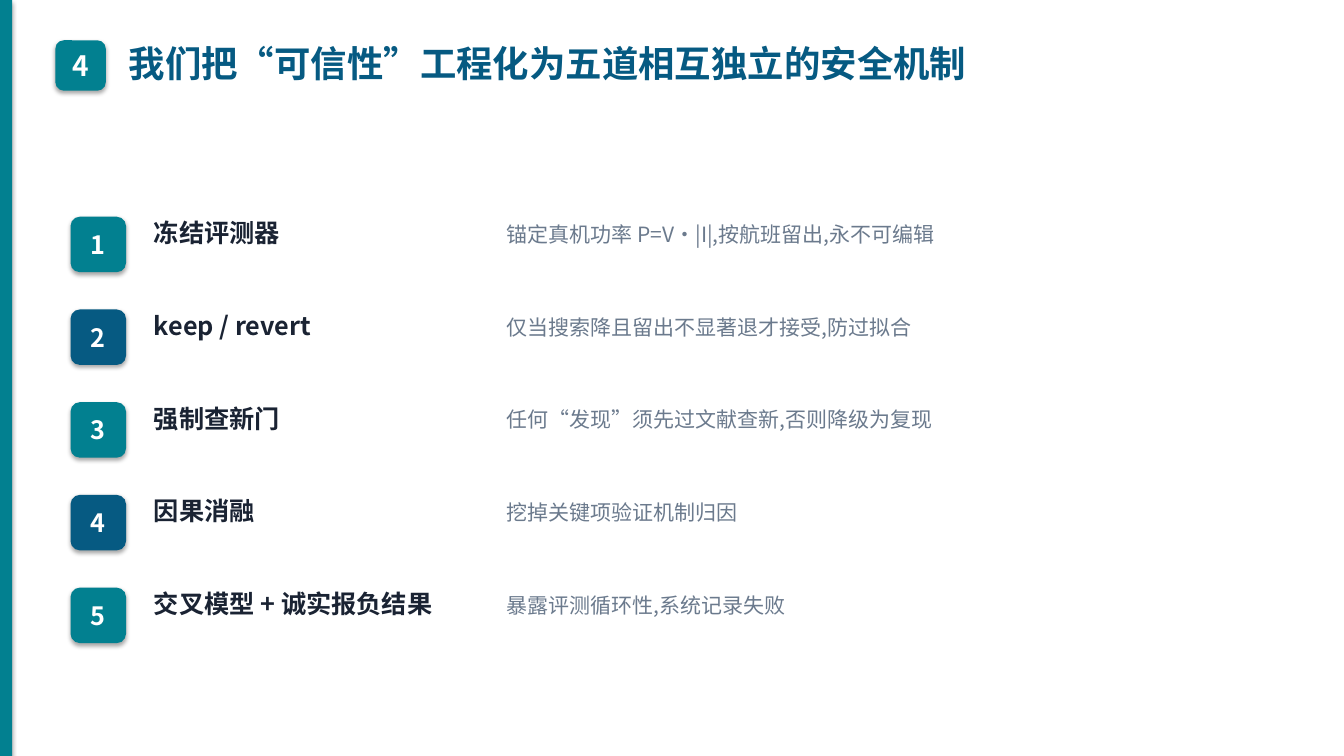
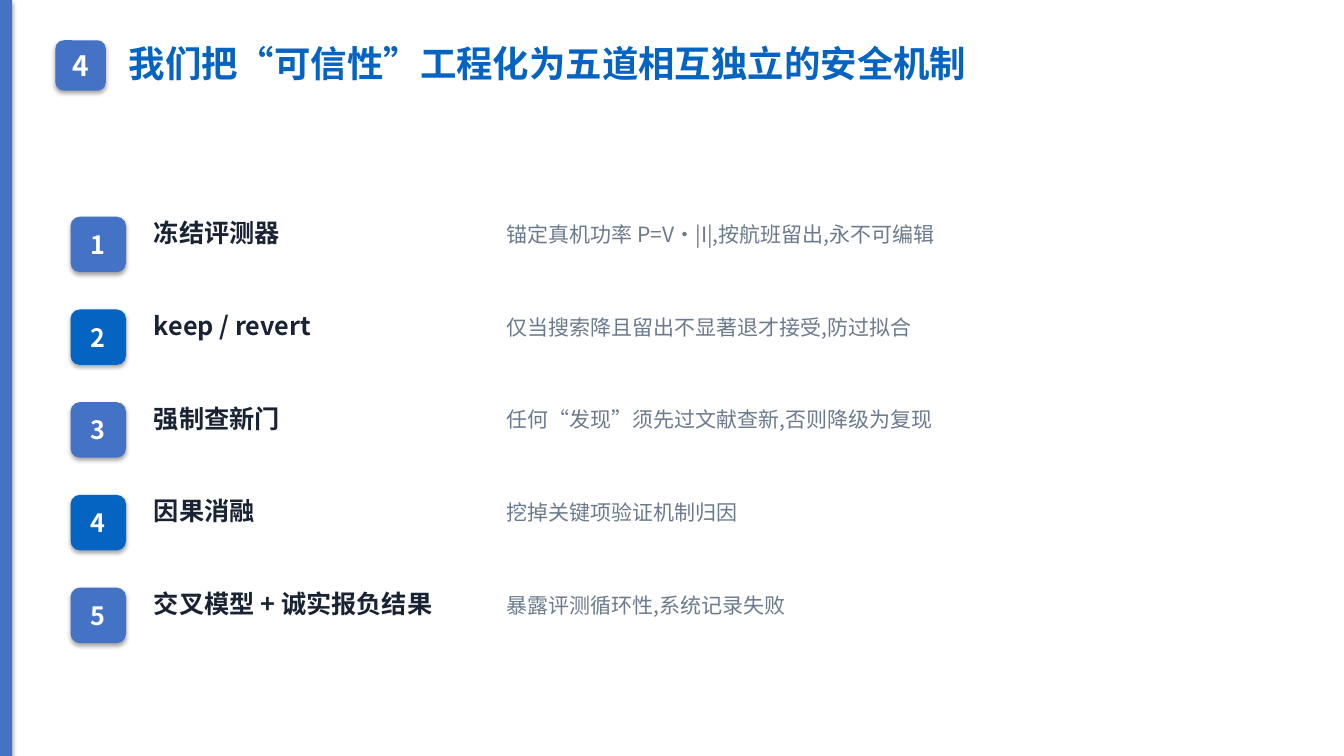
Before and after one commit to wbz0429/PathPlanningwithEnergy, a slide deck: slide 5 of autoresearch/energy_m100/experiments/midterm_defense.pptx. Drawn at 1344x756 pixels with LibreOffice and Linux fonts; fonts in the diff are those of the drawing. Boxes give left, top, right and bottom in pixels: in the first picture for what was removed or moved away, otherwise in the second. Text is boxed around its words. In the diff, an @@ line names an element or a change of style, - is before the commit and + after.

```diff
--- a/autoresearch/energy_m100/experiments/midterm_defense.pptx
+++ b/autoresearch/energy_m100/experiments/midterm_defense.pptx
@@ fill #028090 to #4472C4 in 5 elements at (55,40,106,91), (71,217,126,272), (71,402,126,458), (71,588,126,643), (0,0,12,756) @@
@@ text "我们把“可信性”工程化为五道相互独立的安全机制" at (129,45,966,81): text colour #065A82 to #0563C1 @@
@@ rounded rectangle "2" at (71,310,126,365): fill #065A82 to #0563C1 @@
@@ rounded rectangle "4" at (71,495,126,551): fill #065A82 to #0563C1 @@
```
Also in this commit, not shown: 24 other slides changed, 9 other files.
